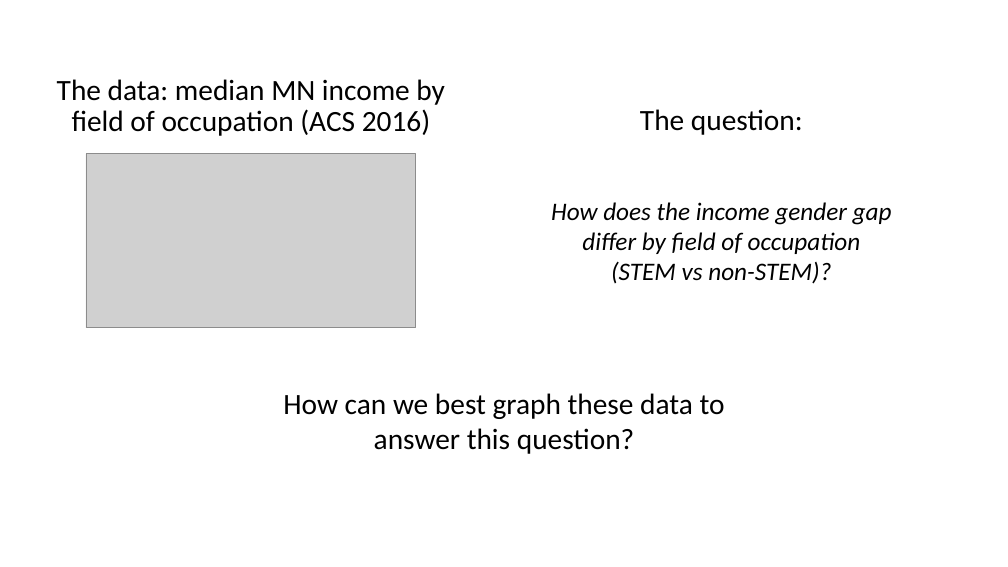
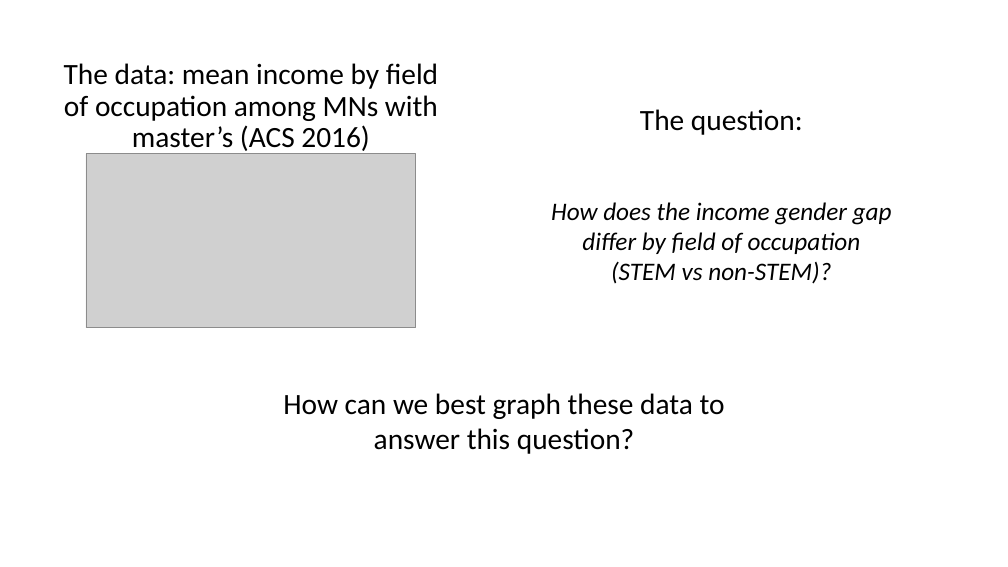
Before and after one commit to WSU-DataScience/USCOTS23_Bergen_Gestalt, a slide deck: slide 4 of USCOTS2023_Gestalt.pptx. Drawn at 1008x567 pixels with LibreOffice and Linux fonts; fonts in the diff are those of the drawing; grey boxes stand for pictures. Boxes give left, top, right and bottom in pixels: in the first picture for what was removed or moved away, otherwise in the second. Text is boxed around its words. In the diff, an @@ line names an element or a change of style, - is before the commit and + after.

```diff
--- a/USCOTS2023_Gestalt.pptx
+++ b/USCOTS2023_Gestalt.pptx
@@ text at <box>64,63,438,155</box>: text changed @@
-The data: median MN income by field of occupation (ACS 2016)
+The data: mean income by field of occupation among MNs with master’s (ACS 2016)
```
Also in this commit, not shown: 3 other slides changed.
